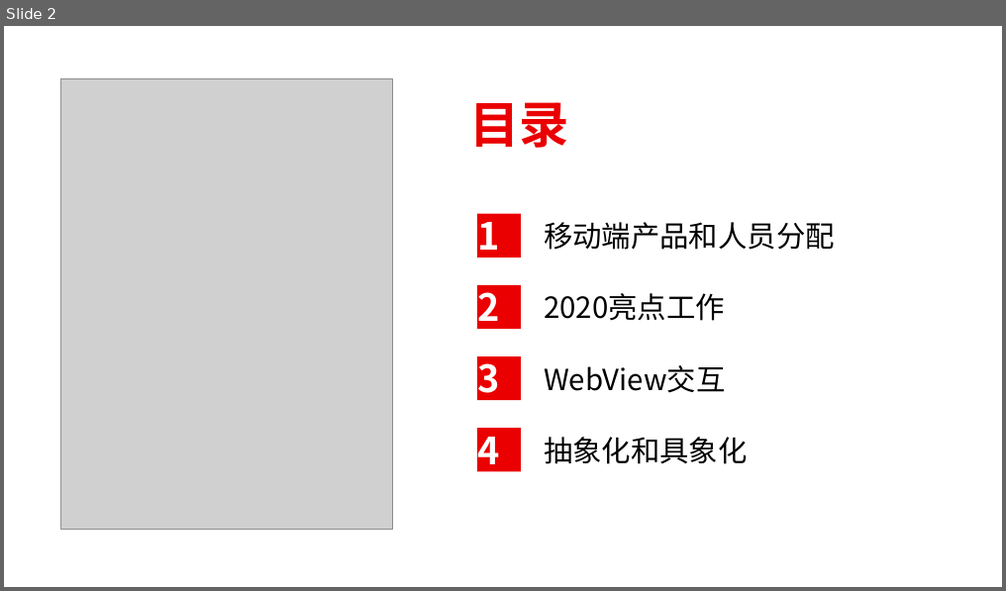
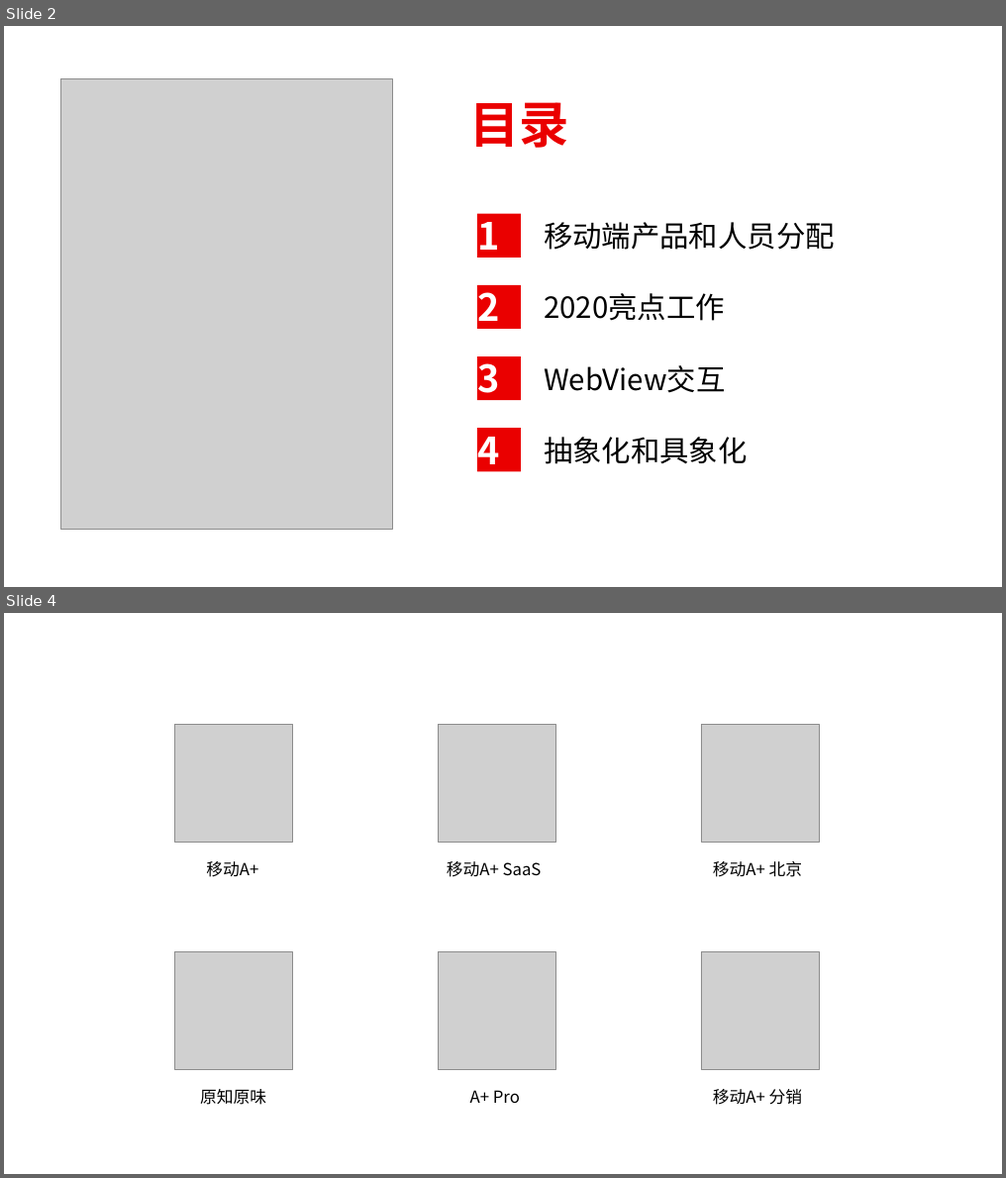
Before and after one commit to Andy888888/Mobile_Develop_Res, a slide deck: PPT/燕文强2020-2021年度述职报告.pptx. Shown one above the other, each under a label of ours: slide 2 before the commit, slides 2 and 4 after it; the slides between them are not shown. The pictures are 1006x591 and 1006x1178 pixels, drawn with LibreOffice and Linux fonts; fonts in the diff are those of the drawing; grey boxes stand for pictures. Boxes give left, top, right and bottom in pixels: in the first picture for what was removed or moved away, otherwise in the second. Text is boxed around its words. In the diff, an @@ line names an element or a change of style, - is before the commit and + after.

```diff
--- a/PPT/燕文强2020-2021年度述职报告.pptx
+++ b/PPT/燕文强2020-2021年度述职报告.pptx
@@ slide 4 added at (x1=4, y1=613, x2=1002, y2=1174), background #FFFFFF @@
@@ picture added at (x1=174, y1=725, x2=292, y2=842) @@
@@ picture added at (x1=439, y1=725, x2=555, y2=842) @@
@@ picture added at (x1=701, y1=725, x2=819, y2=842) @@
@@ text added at (x1=206, y1=861, x2=258, y2=877), 16 pt, text #000000 @@
+移动A+
@@ text added at (x1=447, y1=861, x2=542, y2=877), 16 pt, text #000000 @@
+移动A+ SaaS
@@ text added at (x1=713, y1=861, x2=803, y2=877), 16 pt, text #000000 @@
+移动A+ 北京
@@ picture added at (x1=174, y1=953, x2=292, y2=1069) @@
@@ picture added at (x1=439, y1=953, x2=555, y2=1069) @@
@@ picture added at (x1=701, y1=953, x2=819, y2=1069) @@
@@ text added at (x1=200, y1=1089, x2=266, y2=1105), 16 pt, text #000000 @@
+原知原味
@@ text added at (x1=470, y1=1090, x2=520, y2=1103), 16 pt, text #000000 @@
+A+ Pro
@@ text added at (x1=713, y1=1089, x2=803, y2=1105), 16 pt, text #000000 @@
+移动A+ 分销
```
Also in this commit, not shown: 1 slide changed, 1 other slide added, 2 slides removed, 1 other file.
